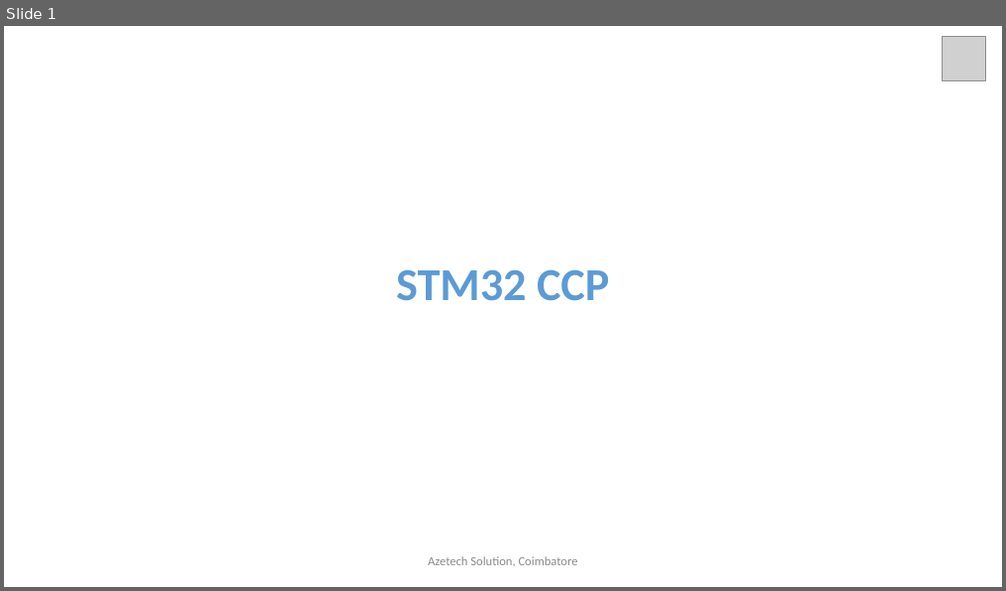
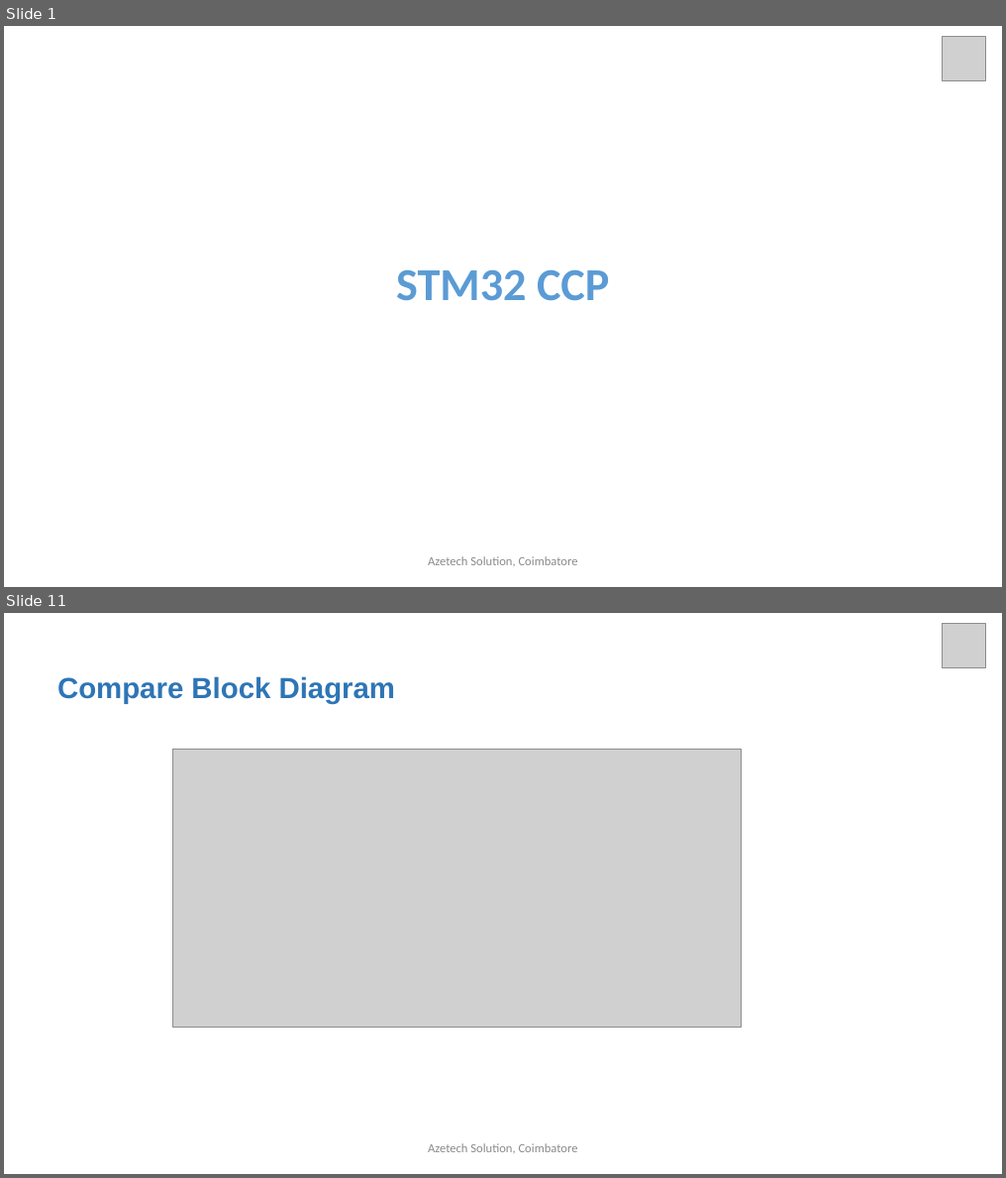
Before and after one commit to arulnelson/AZETECH-CLASS-NOTES, a slide deck: STM32_DOCS/STM32_CCP.pptx. Shown one above the other, each under a label of ours: slide 1 before the commit, slides 1 and 11 after it; the slides between them are not shown. The pictures are 1006x591 and 1006x1178 pixels, drawn with LibreOffice and Linux fonts; fonts in the diff are those of the drawing; grey boxes stand for pictures. Boxes give left, top, right and bottom in pixels: in the first picture for what was removed or moved away, otherwise in the second. Text is boxed around its words. In the diff, an @@ line names an element or a change of style, - is before the commit and + after.

```diff
--- a/STM32_DOCS/STM32_CCP.pptx
+++ b/STM32_DOCS/STM32_CCP.pptx
@@ slide 11 added at <box>4,613,1002,1174</box>, background #FFFFFF @@
@@ picture added at <box>943,624,986,667</box> @@
@@ text added at <box>57,676,396,704</box>, 28 pt, text #2E75B6, bold @@
+Compare Block Diagram
@@ picture added at <box>172,749,741,1027</box> @@
@@ text added at <box>428,1144,578,1154</box>, 12 pt, text #8C8C8C @@
+Azetech Solution, Coimbatore
```
Also in this commit, not shown: 2 slides changed, 17 other slides added, 7 slides removed.
